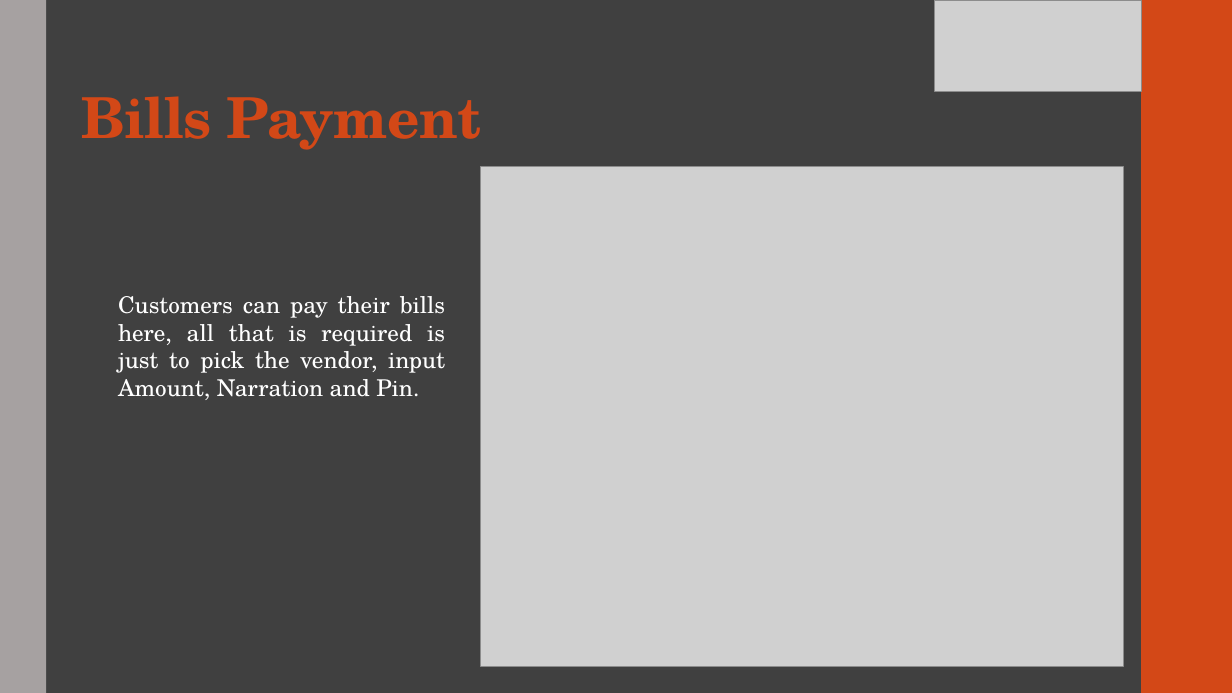
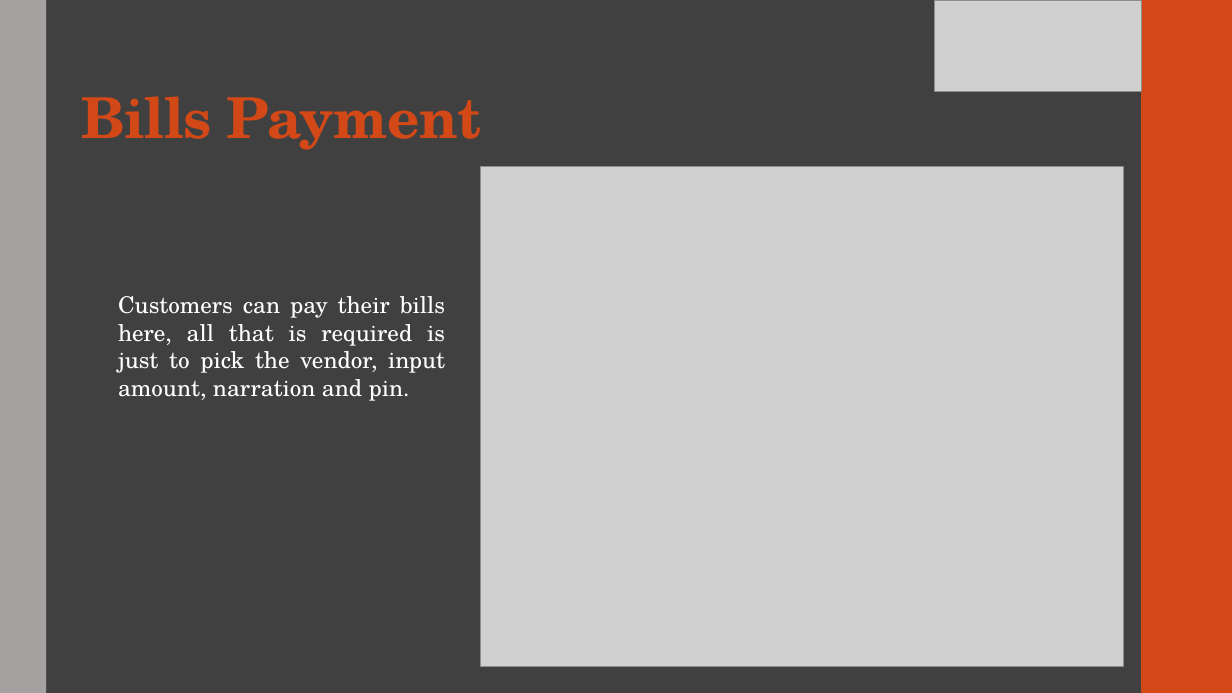
Before and after one commit to anjielayo/AZBanking, a slide deck: slide 16 of AZBanking presentation.pptx. Drawn at 1232x693 pixels with LibreOffice and Linux fonts; fonts in the diff are those of the drawing; grey boxes stand for pictures. Boxes give left, top, right and bottom in pixels: in the first picture for what was removed or moved away, otherwise in the second. Text is boxed around its words. In the diff, an @@ line names an element or a change of style, - is before the commit and + after.

```diff
--- a/AZBanking presentation.pptx
+++ b/AZBanking presentation.pptx
@@ text at (118,296,445,401): text changed @@
-Customers can pay their bills here, all that is required is just to pick the vendor, input Amount, Narration and Pin.
+Customers can pay their bills here, all that is required is just to pick the vendor, input amount, narration and pin.
```
Also in this commit, not shown: 12 other slides changed, 2 slides added, 8 other files.
